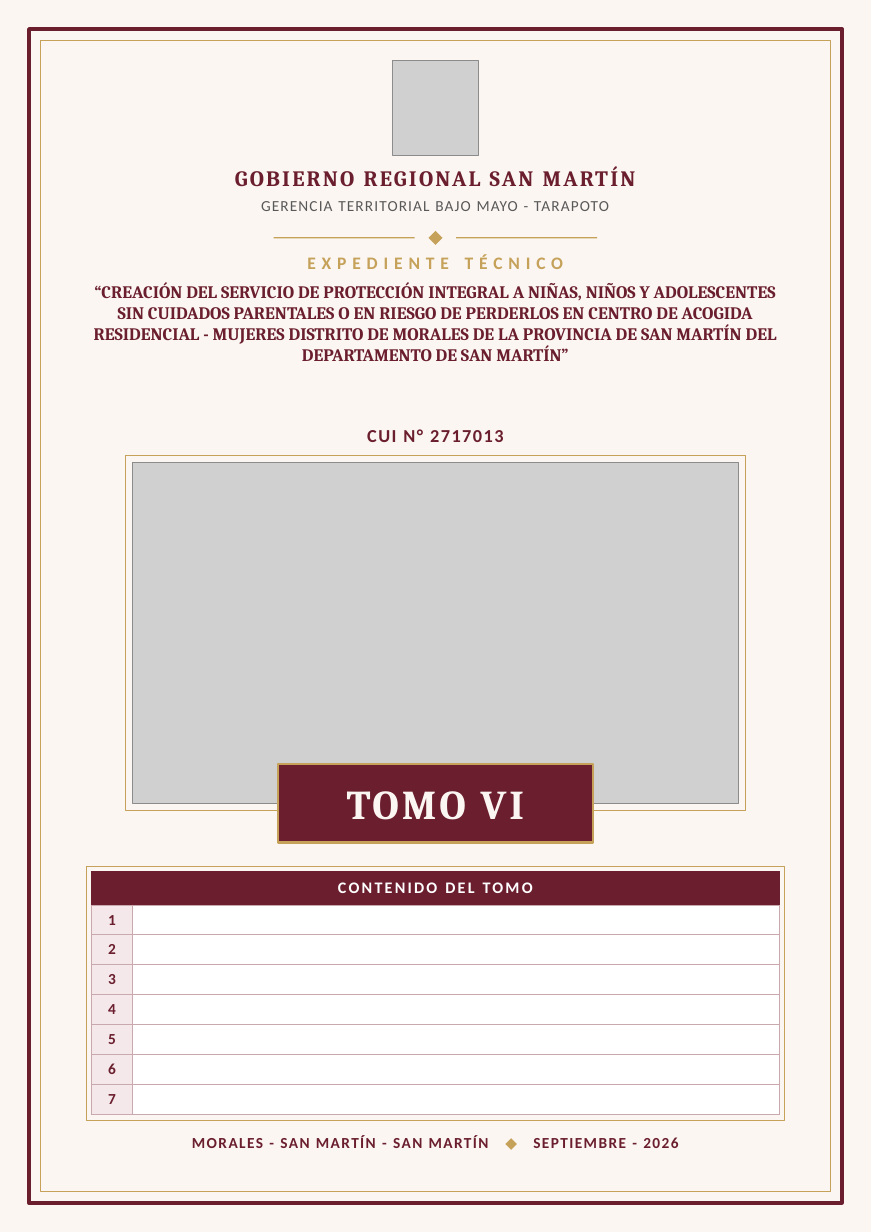
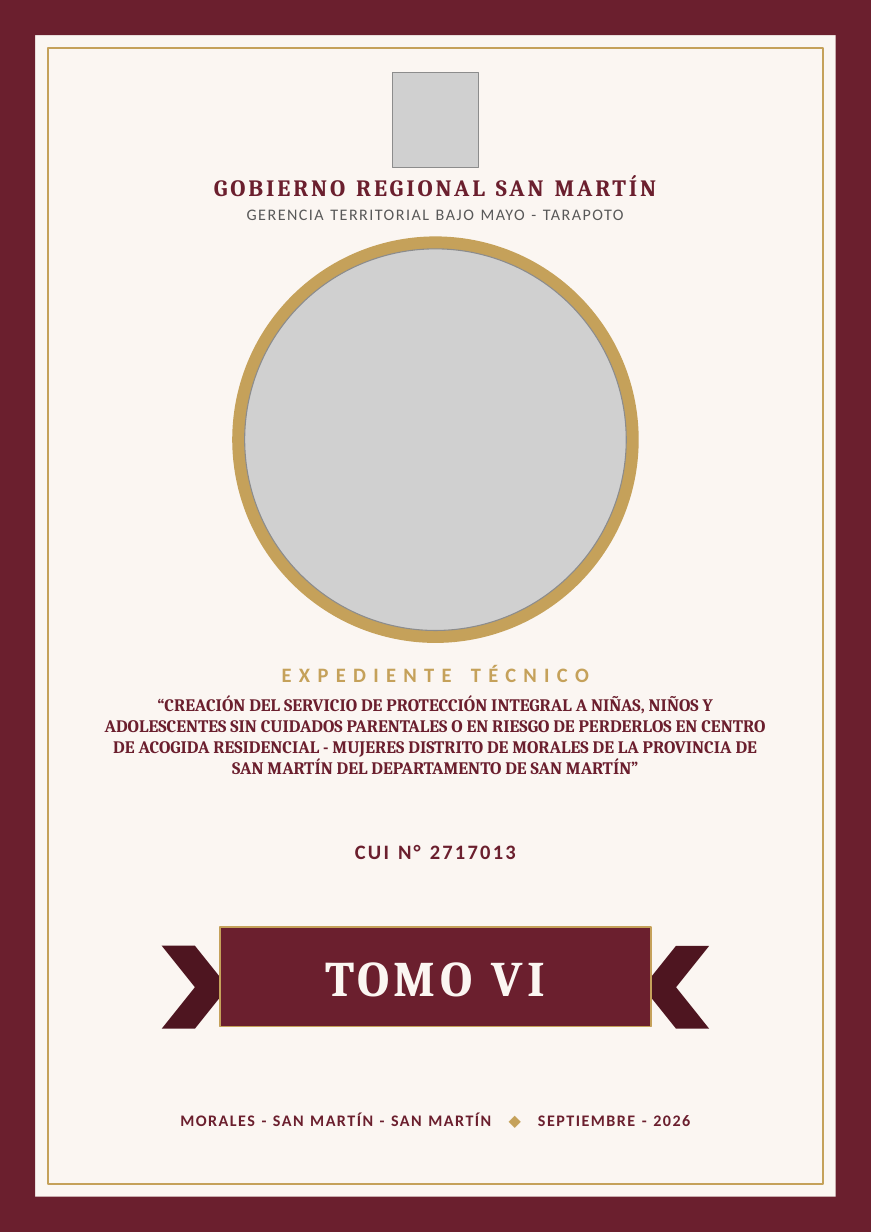
Before and after one commit to josedelcarmenpizarrosuarez10-debug/holaaa, a slide deck: slide 6 of entregables_mujeres/CARATULAS_TOMOS_I_AL_X_CAR_MUJERES.pptx. Drawn at 871x1232 pixels with LibreOffice and Linux fonts; fonts in the diff are those of the drawing; grey boxes stand for pictures. Boxes give left, top, right and bottom in pixels: in the first picture for what was removed or moved away, otherwise in the second. Text is boxed around its words. In the diff, an @@ line names an element or a change of style, - is before the commit and + after.

```diff
--- a/entregables_mujeres/CARATULAS_TOMOS_I_AL_X_CAR_MUJERES.pptx
+++ b/entregables_mujeres/CARATULAS_TOMOS_I_AL_X_CAR_MUJERES.pptx
@@ rectangle: place and size @@
-rectangle at (29, 29, 843, 1203)
+rectangle at (0, 0, 871, 35)
@@ rectangle at (0, 0, 871, 35): fill none to #6B1F2E; outline #6B1F2E 2.5 pt to none @@
@@ rectangle added at (0, 0, 35, 1231), fill #6B1F2E @@
@@ rectangle added at (835, 0, 870, 1231), fill #6B1F2E @@
@@ rectangle: place and size @@
-rectangle at (41, 41, 831, 1191)
+rectangle at (47, 47, 823, 1184)
@@ rectangle at (47, 47, 823, 1184): outline #C5A15A 0.75 pt to #C5A15A 1.25 pt @@
@@ picture: place and size @@
-picture at (393, 60, 478, 156)
+picture at (393, 73, 478, 169)
@@ text "GOBIERNO REGIONAL SAN MARTÍN": place and size @@
-text "GOBIERNO REGIONAL SAN MARTÍN" at (490, 171, 534, 186)
+text "GOBIERNO REGIONAL SAN MARTÍN" at (62, 172, 809, 204)
@@ text "GOBIERNO REGIONAL SAN MARTÍN" at (62, 172, 809, 204): size 15 to 16 pt, letter spacing 1.5 to 2 pt @@
@@ text "GERENCIA TERRITORIAL BAJO MAYO - ...": place and size @@
-text "GERENCIA TERRITORIAL BAJO MAYO - ..." at (261, 201, 609, 211)
+text "GERENCIA TERRITORIAL BAJO MAYO - ..." at (247, 209, 624, 220)
@@ text "GERENCIA TERRITORIAL BAJO MAYO - ..." at (247, 209, 624, 220): size 10.5 to 11 pt, letter spacing 0.8 to 1 pt @@
@@ ellipse added at (232, 236, 638, 642), fill #C5A15A @@
@@ rectangle removed at (274, 237, 415, 238) @@
@@ diamond removed at (429, 231, 442, 244) @@
@@ rectangle removed at (456, 237, 597, 238) @@
@@ picture: place and size @@
-picture at (133, 462, 738, 803)
+picture at (244, 249, 626, 630)
@@ rectangle removed at (125, 455, 746, 811) @@
@@ text "EXPEDIENTE TÉCNICO": place and size @@
-text "EXPEDIENTE TÉCNICO" at (307, 255, 563, 269)
+text "EXPEDIENTE TÉCNICO" at (282, 665, 589, 682)
@@ text "EXPEDIENTE TÉCNICO" at (282, 665, 589, 682): size 12 to 14 pt, letter spacing 4 to 5 pt @@
@@ text "“CREACIÓN DEL SERVICIO DE PROTECCIÓN ..." rewrapped from (94, 282, 777, 361) to (105, 695, 765, 774) @@
@@ rectangle removed at (278, 764, 593, 843) @@
@@ text "CUI N° 2717013": place and size @@
-text "CUI N° 2717013" at (367, 429, 503, 442)
+text "CUI N° 2717013" at (355, 845, 516, 859)
@@ text "CUI N° 2717013" at (355, 845, 516, 859): size 12.5 to 14 pt, letter spacing 1 to 1.5 pt @@
@@ table removed at (92, 871, 779, 1113), 8 rows, 2 columns @@
-CONTENIDO DEL TOMO | 
-1 | 
-2 | 
-3 | 
-4 | 
-5 | 
-6 | 
-7 | 
@@ rectangle: place and size @@
-rectangle at (86, 867, 785, 1121)
+rectangle at (220, 927, 651, 1026)
@@ rectangle at (220, 927, 651, 1026): fill none to #6B1F2E; outline #C5A15A 0.75 pt to #C5A15A 1.25 pt @@
@@ text "TOMO VI": place and size @@
-text "TOMO VI" at (347, 791, 524, 820)
+text "TOMO VI" at (325, 962, 546, 997)
@@ text "TOMO VI" at (325, 962, 546, 997): size 28 to 34 pt, letter spacing 2 to 3 pt @@
@@ chevron added at (162, 946, 229, 1029), fill #4E1520 @@
@@ chevron added at (642, 946, 709, 1029), fill #4E1520 @@
@@ text "MORALES - SAN MARTÍN - ...": place and size @@
-text "MORALES - SAN MARTÍN - ..." at (192, 1135, 678, 1148)
+text "MORALES - SAN MARTÍN - ..." at (180, 1113, 690, 1126)
@@ text "MORALES - SAN MARTÍN - ..." at (180, 1113, 690, 1126): size 10.5 to 11 pt @@
@@ rectangle added at (0, 1196, 871, 1231), fill #6B1F2E @@
```
Also in this commit, not shown: 9 other slides changed, 8 other files.
